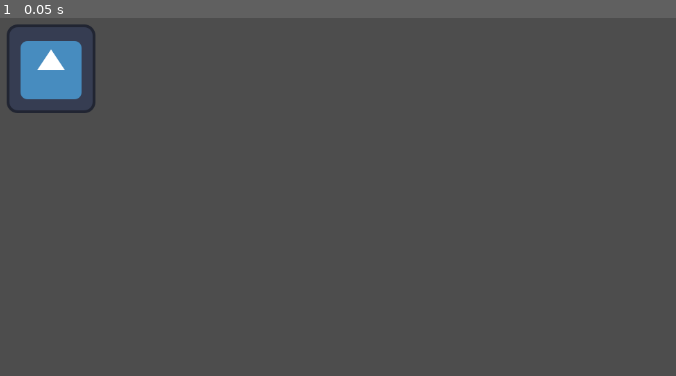
Above: before the commit, frame 1.
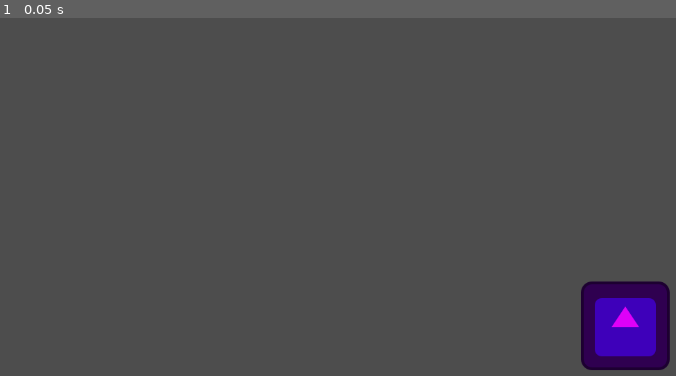
Above: after the commit, the same moment.

Repository: Couselin/CoruJam_RadiacionAlpha
Game: Godot game, scene res://00_scenes/mainScene.tscn
The game is run twice, just before and just after one commit, with the same random seed, the same clock (stepped at 60 frames per second) and the same inputs. The project has no main scene, so this scene is started directly. The engine's default icon, where the game draws it, is replaced by a stand-in: a white triangle on a blue panel in a dark square.
Inputs:
- Up to frame 1 (0.05 s): no input

The runs differ from the first frame. In frame 1, 5.1% of the frame differs, in the area x 1-100%, y 1-99%.

Commit message:
:tada: prueba

Diff:
--- a/00_scenes/mainScene.tscn
+++ b/00_scenes/mainScene.tscn
@@ -5,5 +5,7 @@
 [node name="Node2D" type="Node2D" unique_id=815484022]
 
 [node name="Sprite2D" type="Sprite2D" parent="." unique_id=1245521093]
-position = Vector2(163, 144)
+modulate = Color(0.8688163, 0.0015788812, 0.986952, 1)
+self_modulate = Color(0.99999994, 0.37191963, 0.98508686, 1)
+position = Vector2(991, 515)
 texture = ExtResource("1_csl5p")
